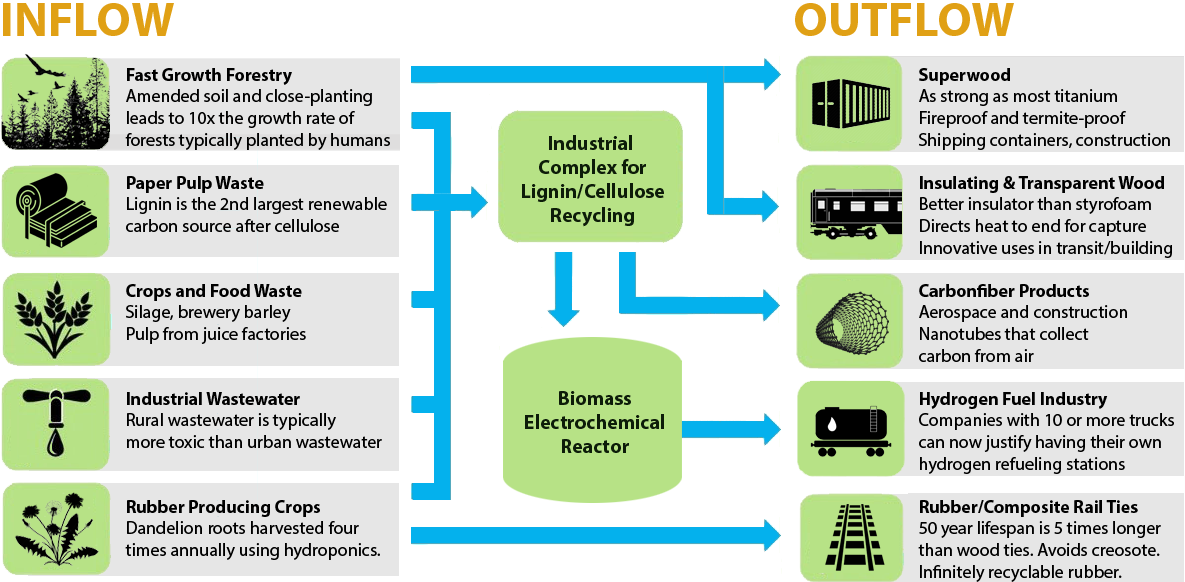
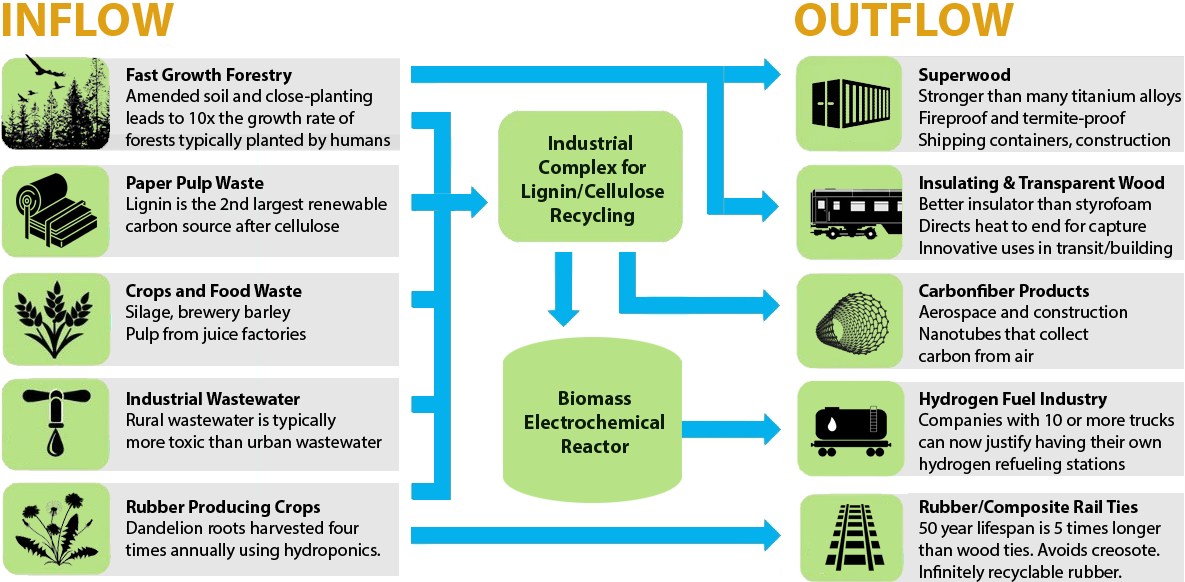
Two versions of the same layered image (1185 x 582). Layer-by-layer changes:
renamed "Superwood As strong as most titanium Fireproof and termite-proo" to "Superwood Stronger than many titanium alloys Fireproof and term", painted on it over [919, 89, 1181, 106]
